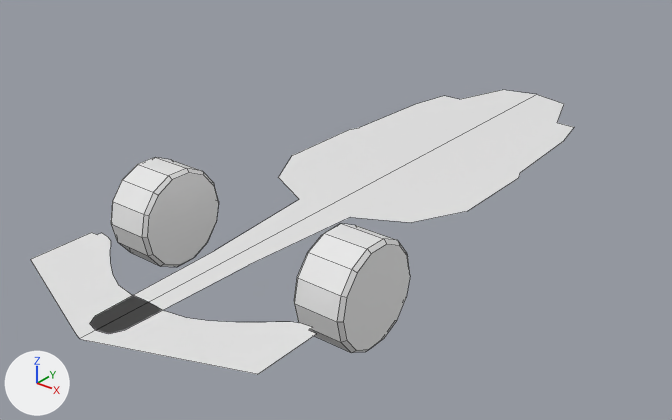
Renders of the Blender file australiaGP_bolid.blend from each side of a commit.
The view is the same before and after, from a camera (50 mm lens) standing at (4.63, -6.58, 3.51) and looking at (-0.12, -0.64, -0.18). Lighting does not change. The marker at lower left points along +X, +Y and +Z. Mesh edges are drawn as thin lines.
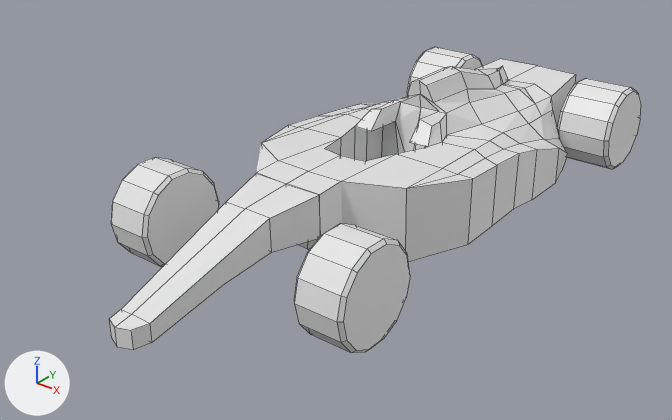
Where the newer file only moved an object's origin or applied its transform, the numbers keep the older frame.

What changed in the scene script:
```text
Add me_cube_001:
    me_cube_001.from_pydata(...)  # 18 vertices, 13 faces; spans x -1.23..0.0, y -1.37..0.47, z -3.33..4.82
Add me_cube:
    me_cube.from_pydata(...)  # 99 vertices, 80 faces, 5 loose edges; spans x -1.03..0.01, y -2.27..2.05, z -1.0..2.57
Add me_circle_004:
    me_circle_004.from_pydata(...)  # 56 vertices, 44 faces; spans x -0.225..0.225, y -0.44..0.44, z -0.429..0.429
Remove ob_plane:
    ob_plane = bpy.data.objects.new('Plane', me_plane_012)
    ob_plane.location = (0.0, 0.0, 0.0)
    _m = ob_plane.modifiers.new('Mirror', 'MIRROR')
Remove ob_plane_001:
    ob_plane_001 = bpy.data.objects.new('Plane.001', me_plane_013)
    ob_plane_001.location = (0.0, -3.232, 0.0)
    ob_plane_001.scale = (1.0, 0.291, 1.0)
    _m = ob_plane_001.modifiers.new('Mirror', 'MIRROR')
Add ob_frwing:
    ob_frwing = bpy.data.objects.new('FRwing', me_cube_001)
    ob_frwing.location = (0.0, -1.888, 0.035)
    ob_frwing.scale = (0.276, 1.0, 0.0756)
    _m = ob_frwing.modifiers.new('Mirror', 'MIRROR')
Add ob_body:
    ob_body = bpy.data.objects.new('body', me_cube)
    ob_body.location = (0.0, 0.831, 0.0)
    ob_body.scale = (1.0, 1.0, 0.308)
    _m = ob_body.modifiers.new('Mirror', 'MIRROR')
Add ob_rrlweel:
    ob_rrlweel = bpy.data.objects.new('RRLweel', me_circle_004)
    ob_rrlweel.location = (0.97, 2.483, 0.0)
    ob_rrlweel.scale = (1.28, 1.0, 1.0)
Add ob_rrrweel:
    ob_rrrweel = bpy.data.objects.new('RRRweel', me_circle_004.copy())
    ob_rrrweel.location = (-0.948, 2.483, 0.0)
    ob_rrrweel.scale = (1.28, 1.0, 1.0)
```

Location of each change, (x1, y1, x2, y2) in pixels of the pictures (672 x 420 px):
'body', added
    after: (256, 59, 576, 262)
'Plane', deleted
    before: (91, 90, 574, 334)
'Plane.001', deleted
    before: (30, 232, 316, 374)
'FRwing', added
    after: (110, 173, 320, 350)
'RRLweel', added
    after: (557, 78, 641, 169)
'RRRweel', added
    after: (407, 47, 483, 94)
